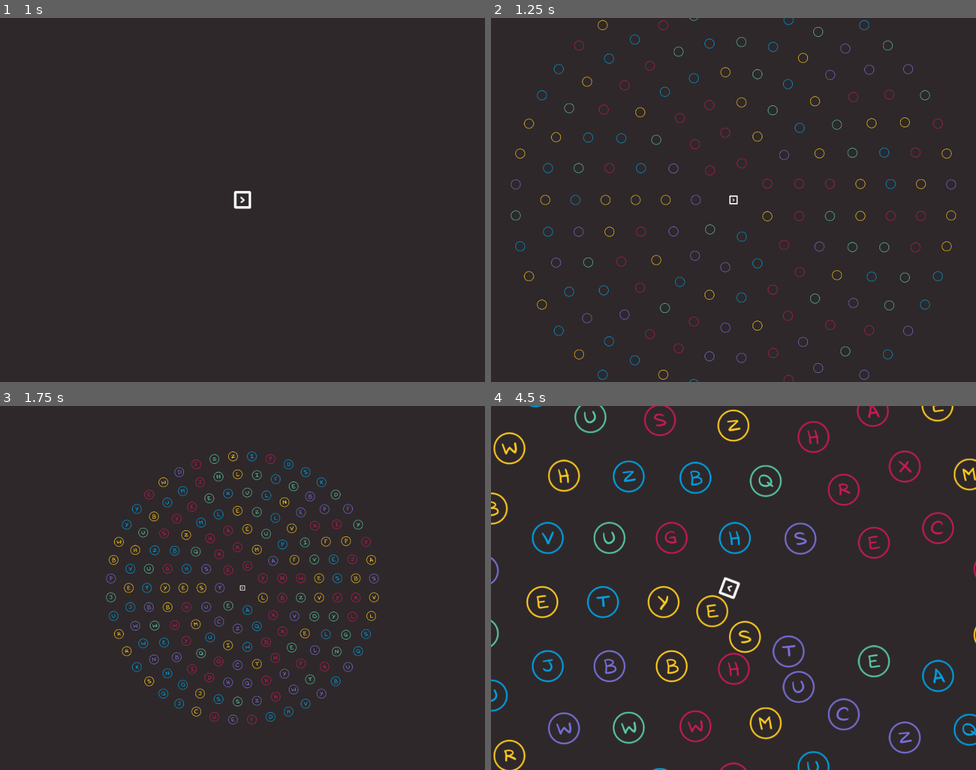
Above: before the commit, frames 1-4 (two rows, left to right).
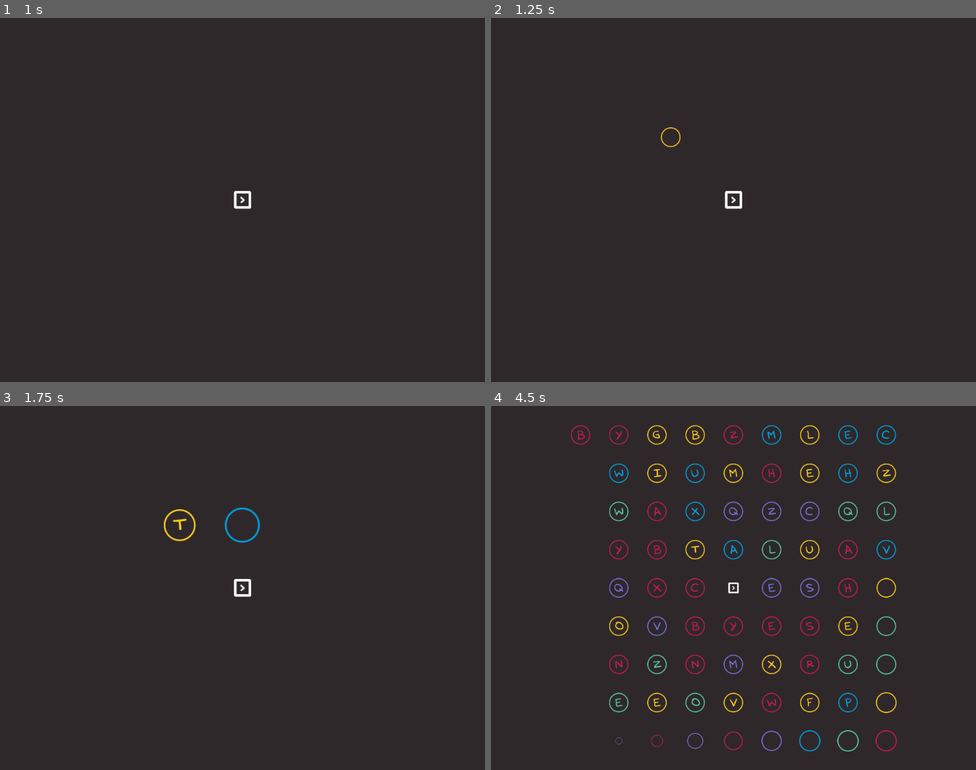
Above: after the commit, the same moments.

Repository: gontzalve/SSLS
Game: Godot game, scene res://scenes/game/main/main.tscn
The game is run twice, just before and just after one commit, with the same random seed, the same clock (stepped at 60 frames per second) and the same inputs.
Inputs (mouse positions are in pixels of both pictures, inside the frame that each line leads up to):
- Up to frame 1 (1 s): tap Enter at 0.5 s; move the mouse to (349, 181) at 0.52 s; hold D (move_right) from 0.53 s (still down); click (349, 181) at 0.6 s
- Up to frame 2 (1.25 s): keep holding D (move_right)
- Up to frame 3 (1.75 s): move the mouse to (145, 606) at 1.27 s; release D (move_right) at 1.28 s; hold S (move_down) from 1.28 s (still down); tap Mouse wheel up (zoom_in) at 1.35 s
- Up to frame 4 (4.5 s): move the mouse to (782, 507) at 2.02 s; release S (move_down) at 2.03 s; hold D (move_right) 2.03-2.78 s; tap Mouse wheel down (zoom_out) at 2.1, 4.35 s; move the mouse to (709, 660) at 2.77 s; hold W (move_up) 2.78-3.53 s; click (709, 660) at 2.85 s; move the mouse to (879, 642) at 3.52 s; hold A (move_left) from 3.53 s (still down); tap Mouse wheel up (zoom_in) at 3.6 s; move the mouse to (588, 533) at 4.27 s

Frame 1 is identical in both runs. In frame 2, 2.6% of the frame differs, in the area x 4-96%, y 0-100%; in frame 3, 4.0%; in frame 4, 12%, in the area x 0-100%, y 0-100%.

Commit message:
Implement square-based level generation

Diff:
--- a/scenes/game/levels/level_generator.gd
+++ b/scenes/game/levels/level_generator.gd
@@ -9,23 +9,25 @@
 
 var letter_node_rings = []
 var origin_position: Vector2
-var letter_node_slot_radius: float
-var current_spawn_circle_radius: float
+var letter_node_slot_distance: float
 
 const LETTER_COUNT: int = 180
 const LETTER_REPETITIONS: int = 4
 
 const LETTER_NODE_RADIUS: float = 54.0
 const LETTER_NODE_RADIUS_PADDING: float = 8.0
+
 const SPAWN_CIRCLE_INITIAL_RADIUS: float = 150.0
 const SPAWN_CIRCLE_RADIUS_INCREASE_STEP: float = 120.0
+const SPAWN_SQUARE_INITIAL_RING_SIZE: int = 3
+const SPAWN_SQUARE_RING_SIZE_INCREASE_STEP: int = 2
 
 const LETTER_APPEAR_INITIAL_DELAY: float = 0.4
 
 
 func _ready() -> void:
 	origin_position = Vector2.ZERO
-	letter_node_slot_radius = LETTER_NODE_RADIUS + LETTER_NODE_RADIUS_PADDING
+	letter_node_slot_distance =  2 * (LETTER_NODE_RADIUS + LETTER_NODE_RADIUS_PADDING)
 
 
 func clear_level() -> void:
@@ -42,11 +44,52 @@
 
 
 func _spawn_letter_nodes() -> void:
+	_spawn_letter_nodes_in_squares()
+	# _spawn_letter_nodes_in_circles()
+
+
+func _spawn_letter_nodes_in_squares() -> void:
+	var ring_side_size: int = SPAWN_SQUARE_INITIAL_RING_SIZE
 	var spawned_letters: int = 0
-	current_spawn_circle_radius = SPAWN_CIRCLE_INITIAL_RADIUS
+	while spawned_letters < LETTER_COUNT:
+		var letter_count_in_ring = 4 * (ring_side_size - 1)
+		var letter_node_ring: Array[Node] = []
+		for i in range(letter_count_in_ring):
+			var spawn_pos: Vector2 = _calculate_letter_spawn_position_in_square(i, ring_side_size)
+			var letter_node: Node = _spawn_letter(spawn_pos)
+			letter_node_ring.append(letter_node)
+			spawned_letters += 1
+		letter_node_rings.append(letter_node_ring)
+		ring_side_size += SPAWN_SQUARE_RING_SIZE_INCREASE_STEP
+
+
+func _calculate_letter_spawn_position_in_square(slot_index: int, ring_side_size) -> Vector2:
+	var pos_x: float = origin_position.x
+	var pos_y: float = origin_position.y
+	var slot_group_index: int = slot_index / (ring_side_size - 1)
+	var slot_index_in_group = slot_index % (ring_side_size - 1)
+	match slot_group_index:
+		0:
+			pos_x = pos_x - floori(ring_side_size / 2) * letter_node_slot_distance + slot_index_in_group * letter_node_slot_distance
+			pos_y = pos_y - floori(ring_side_size / 2) * letter_node_slot_distance
+		1:
+			pos_x = pos_x + floori(ring_side_size / 2) * letter_node_slot_distance
+			pos_y = pos_y - floori(ring_side_size / 2) * letter_node_slot_distance + slot_index_in_group * letter_node_slot_distance
+		2:
+			pos_x = pos_x + floori(ring_side_size / 2) * letter_node_slot_distance - slot_index_in_group * letter_node_slot_distance
+			pos_y = pos_y + floori(ring_side_size / 2) * letter_node_slot_distance
+		3:
+			pos_x = pos_x - floori(ring_side_size / 2) * letter_node_slot_distance
+			pos_y = pos_y + floori(ring_side_size / 2) * letter_node_slot_distance - slot_index_in_group * letter_node_slot_distance
+	return Vector2(pos_x, pos_y)
+
+
+func _spawn_letter_nodes_in_circles() -> void:
+	var spawned_letters: int = 0
+	var current_spawn_circle_radius = SPAWN_CIRCLE_INITIAL_RADIUS
 	while spawned_letters < LETTER_COUNT:
 		# print("Spawned Letters: " , spawned_letters, " / Spawn Radius: ", current_spawn_circle_radius)
-		var letter_slot_angle: float = _calculate_letter_slot_angle(current_spawn_circle_radius)
+		var letter_slot_angle: float = _calculate_letter_slot_angle_in_circle(current_spawn_circle_radius)
 		var letter_slot_count: int = floori(360.0 / letter_slot_angle)
 		letter_slot_angle = 360.0 / letter_slot_count
 		if letter_slot_count > LETTER_COUNT - spawned_letters:
@@ -56,7 +99,7 @@
 		var letter_node_ring: Array[Node] = []
 		for i in range(letter_slot_count):
 			var spawn_angle: float = (letter_slot_angle / 2) + i * letter_slot_angle
-			var spawn_pos: Vector2 = _calculate_letter_spawn_position(spawn_angle, current_spawn_circle_radius)
+			var spawn_pos: Vector2 = _calculate_letter_spawn_position_in_circle(spawn_angle, current_spawn_circle_radius)
 			var letter_node: Node = _spawn_letter(spawn_pos)
 			letter_node_ring.append(letter_node)
 			spawned_letters += 1
@@ -66,12 +109,13 @@
 		# print("-------------------------------")
 
 
-func _calculate_letter_slot_angle(spawn_radius: float) -> float:
+func _calculate_letter_slot_angle_in_circle(spawn_radius: float) -> float:
+	var letter_node_slot_radius: float = letter_node_slot_distance / 2
 	var slot_angle: float = 4 * asin(letter_node_slot_radius / (2 * spawn_radius))
 	return rad_to_deg(slot_angle)
 
 
-func _calculate_letter_spawn_position(angle: float, radius: float) -> Vector2:
+func _calculate_letter_spawn_position_in_circle(angle: float, radius: float) -> Vector2:
 	var rad_angle: float = deg_to_rad(angle)
 	return Vector2(radius * cos(rad_angle), radius * sin(rad_angle))
 
@@ -116,7 +160,7 @@
 			letter_node_rings[i][j].appear()
 			var delay: float = _calculate_letter_appear_delay(appeared_letter_count)
 			delay = maxf(delay, 0.01)
-			# await get_tree().create_timer(delay).timeout
+			await get_tree().create_timer(delay).timeout
 			appeared_letter_count += 1
 		if i < letter_node_rings.size() - 1:
 			level_ring_appeared.emit()
